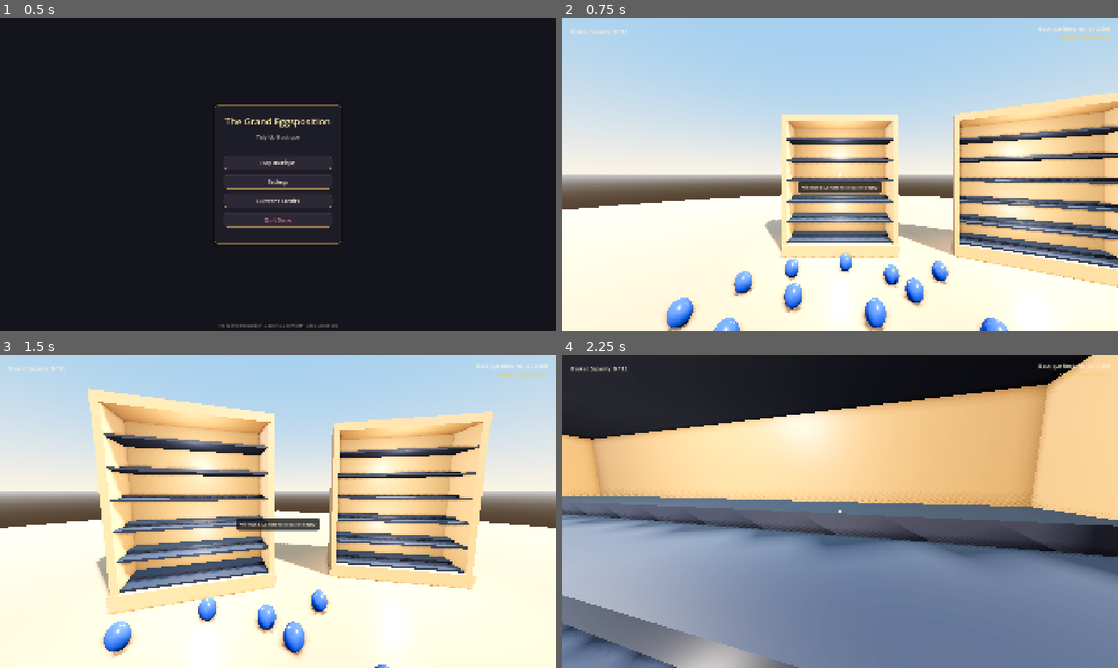
Above: before the commit, frames 1-4 (two rows, left to right).
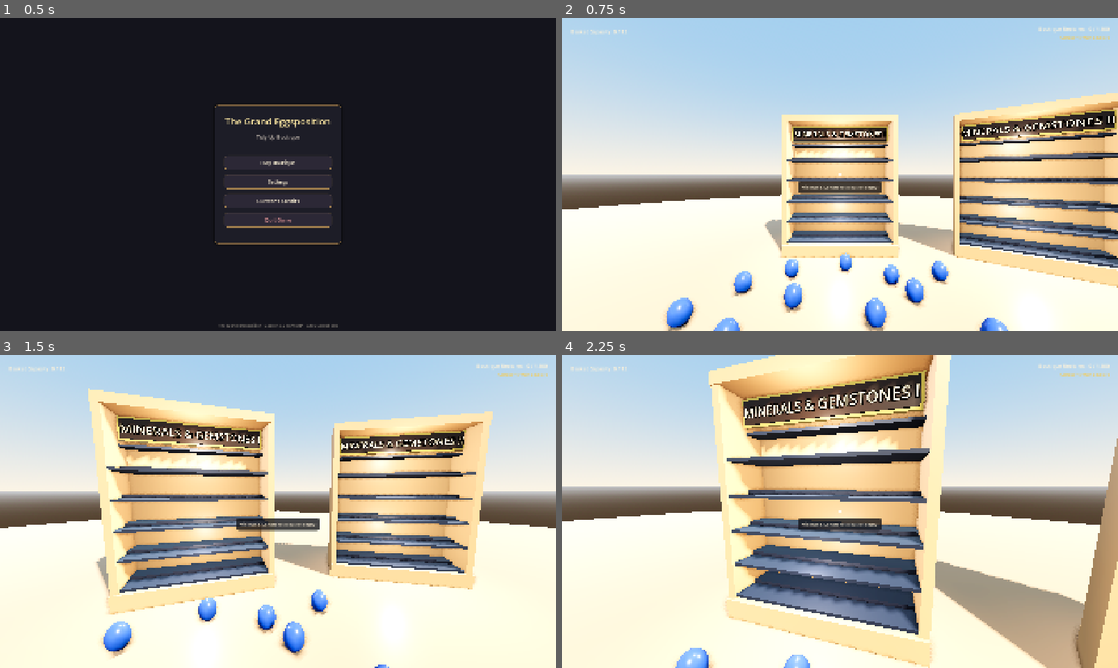
Above: after the commit, the same moments.

Repository: JS-Marinn/the-grand-eggsposition
Game: Godot game, scene res://scenes/ui/main_menu.tscn
Same seed, same stepped clock (60 frames per second), same inputs: the game is played once before the commit and once after it.
Inputs (mouse positions are in pixels of both pictures, inside the frame that each line leads up to):
- Up to frame 1 (0.5 s): no input
- Up to frame 2 (0.75 s): click "Play Boutique" at 0.5 s
- Up to frame 3 (1.5 s): tap Enter at 1.25 s; move the mouse to (305, 511) at 1.27 s; press the mouse at (305, 511) at 1.28 s; hold W (move_forward) from 1.28 s (still down)
- Up to frame 4 (2.25 s): keep holding W (move_forward); move the mouse to (812, 511) at 2.02 s; release the mouse at (812, 511) at 2.03 s; tap Q (resonance_chime) at 2.1 s

Frame 1 is identical in both runs. In frame 2, 3.9% of the frame differs, in the area x 40-100%, y 3-80%; in frame 3, 5.4%; in frame 4, 94%, in the area x 0-100%, y 0-100%.

Commit message:
fix(interaction): restore egg pickup collision and convert showcases to 5 tiers with category plaque

Diff:
--- a/localization/translations.csv
+++ b/localization/translations.csv
@@ -12,7 +12,7 @@
 UI_DOZEN_COMPLETED,"Dozen Completed! (12/12)","¡Docena Completada! (12/12)"
 UI_SHOWCASE_COMPLETED,"Showcase Complete! (+5 Wax Seals)","¡Vitrina Completada! (+5 Sellos de Cera)"
 UI_SEALS_LABEL,"Curator's Wax Seals:","Sellos de Cera del Conservador:"
-UI_TOTAL_PROGRESS,"Boutique Restored: %s / 3,600","Boutique Restaurada: %s / 3.600"
+UI_TOTAL_PROGRESS,"Boutique Restored: %s / 1,800","Boutique Restaurada: %s / 1.800"
 SERIES_MINERALS,"Minerals & Gemstones","Minerales y Gemas"
 SERIES_JOBS,"Jobs & Society","Oficios y Sociedad"
 SERIES_POP_CULTURE,"Pop Culture & Fiction","Cultura Pop y Ficción"
@@ -34,6 +34,7 @@
 EGG_PANDA,"Panda Bear Egg","Huevo de Panda"
 EGG_DRAGON_SCALE,"Dragon Scale Egg","Huevo de Escamas de Dragón"
 EGG_AMETHYST_GEODE,"Amethyst Geode Egg","Huevo de Geoda de Amatista"
+EGG_EMERALD,"Gleaming Emerald Egg","Huevo de Esmeralda Brillante"
 BARNABY_NAME,"Barnaby the Merchant","Barnaby el Mercader"
 BARNABY_GREETING,"Ah, a curator with true taste! Keep an eye out for those tiny white eggs tucked away in corners...","¡Ah, un conservador con verdadero gusto! Mantén los ojos abiertos a los huevitos blancos ocultos en los rincones..."
 MENU_PLAY,"Play Boutique","Entrar a la Boutique"
--- a/scenes/atrium/showcase_unit.tscn
+++ b/scenes/atrium/showcase_unit.tscn
@@ -49,9 +49,9 @@
 mesh = SubResource("BoxMesh_crown")
 
 [node name="DisplayLight_Upper" type="OmniLight3D" parent="."]
-transform = Transform3D(1, 0, 0, 0, 1, 0, 0, 0, 1, 0, 2.2, 0.35)
+transform = Transform3D(1, 0, 0, 0, 1, 0, 0, 0, 1, 0, 2.4, 0.4)
 light_color = Color(1, 0.95, 0.88, 1)
-light_energy = 1.3
+light_energy = 1.4
 omni_range = 3.5
 omni_attenuation = 1.1
 
--- a/scenes/player/player.tscn
+++ b/scenes/player/player.tscn
@@ -22,5 +22,6 @@
 
 [node name="RayCast3D" type="RayCast3D" parent="Camera3D"]
 target_position = Vector3(0, 0, -4.5)
+collision_mask = 7
 collide_with_areas = true
 collide_with_bodies = true
--- a/scenes/props/egg_actor.tscn
+++ b/scenes/props/egg_actor.tscn
@@ -16,8 +16,8 @@
 height = 0.3
 
 [node name="EggActor" type="RigidBody3D"]
-collision_layer = 4
-collision_mask = 5
+collision_layer = 1
+collision_mask = 3
 mass = 4.5
 continuous_cd = true
 script = ExtResource("1_egg_script")
--- a/scripts/autoload/game_manager.gd
+++ b/scripts/autoload/game_manager.gd
@@ -7,10 +7,10 @@
 signal egg_placed(egg_data: EggData, showcase_id: int, dozen_idx: int)
 signal progress_updated(placed_count: int, total_count: int)
 
-const TOTAL_EGGS: int = 3600
+const TOTAL_EGGS: int = 1800
 const TOTAL_TYPES: int = 300
 const EGGS_PER_DOZEN: int = 12
-const DOZENS_PER_SHOWCASE: int = 6
+const DOZENS_PER_SHOWCASE: int = 5
 
 ## Database of the 300 unique EggData definitions
 var egg_database: Dictionary = {} # egg_id -> EggData
@@ -38,6 +38,7 @@
 	_register_egg(2, "EGG_PURE_GOLD", EggData.EggSeries.MINERALS_GEMS, 1, 2, Color(0.95, 0.78, 0.2), 0.15, 0.95)
 	_register_egg(3, "EGG_PURE_SILVER", EggData.EggSeries.MINERALS_GEMS, 1, 3, Color(0.85, 0.88, 0.92), 0.1, 0.9)
 	_register_egg(4, "EGG_AMETHYST_GEODE", EggData.EggSeries.MINERALS_GEMS, 1, 4, Color(0.55, 0.18, 0.72), 0.3, 0.2)
+	_register_egg(11, "EGG_EMERALD", EggData.EggSeries.MINERALS_GEMS, 1, 5, Color(0.1, 0.72, 0.35), 0.2, 0.3)
 	_register_egg(5, "EGG_PASTRY_CHEF", EggData.EggSeries.JOBS_SOCIETY, 2, 1, Color(0.96, 0.92, 0.86), 0.4, 0.0)
 	_register_egg(6, "EGG_FIREFIGHTER", EggData.EggSeries.JOBS_SOCIETY, 2, 2, Color(0.85, 0.15, 0.12), 0.3, 0.0)
 	_register_egg(7, "EGG_SUPERHERO", EggData.EggSeries.POP_CULTURE, 3, 1, Color(0.1, 0.3, 0.8), 0.3, 0.0)
--- a/scripts/environment/showcase_unit.gd
+++ b/scripts/environment/showcase_unit.gd
@@ -11,13 +11,14 @@
 @export var showcase_id: int = 1
 @export var showcase_title: String = "SHOWCASE_MINERALS_1"
 
-const DOZENS_COUNT: int = 6
+const DOZENS_COUNT: int = 5
 const EGGS_PER_DOZEN: int = 12
-const TOTAL_CAPACITY: int = 72
+const TOTAL_CAPACITY: int = 60
 
 var multimesh_instance: MultiMeshInstance3D
 var interaction_area: Area3D
 var shelves_container: Node3D
+var category_label: Label3D
 
 func _ready() -> void:
 	_setup_shelves()
@@ -51,6 +52,7 @@
 		riser_mat.roughness = 0.50
 		riser_mesh.material = riser_mat
 
+		# 5 tiers of display shelves (d = 0..4)
 		for d in range(DOZENS_COUNT):
 			var tier_base_y: float = 0.28 + float(d) * 0.43
 
@@ -65,6 +67,60 @@
 			mi_riser.mesh = riser_mesh
 			mi_riser.position = Vector3(0, tier_base_y + 0.0425, -0.15)
 			shelves_container.add_child(mi_riser)
+
+		# Decorative dividing ledge above 5th tier at Y = 2.38m (shallow depth so it never occludes the plaque from below)
+		var ledge_mesh: BoxMesh = BoxMesh.new()
+		ledge_mesh.size = Vector3(2.20, 0.035, 0.26)
+		ledge_mesh.material = velvet_mat
+
+		var mi_top_ledge: MeshInstance3D = MeshInstance3D.new()
+		mi_top_ledge.mesh = ledge_mesh
+		mi_top_ledge.position = Vector3(0, 2.38, -0.18)
+		shelves_container.add_child(mi_top_ledge)
+
+		# Former 6th tier space (Y = 2.43m to 2.81m) transformed into Showcase Category Plaque:
+		# 1. Brass / Gold framing border
+		var frame_mesh: BoxMesh = BoxMesh.new()
+		frame_mesh.size = Vector3(2.12, 0.34, 0.04)
+		var frame_mat: StandardMaterial3D = StandardMaterial3D.new()
+		frame_mat.albedo_color = Color(0.85, 0.70, 0.28, 1.0) # Antique brass/gold
+		frame_mat.metallic = 0.85
+		frame_mat.roughness = 0.25
+		frame_mesh.material = frame_mat
+
+		var mi_frame: MeshInstance3D = MeshInstance3D.new()
+		mi_frame.mesh = frame_mesh
+		mi_frame.position = Vector3(0, 2.60, 0.02)
+		shelves_container.add_child(mi_frame)
+
+		# 2. Rich dark royal oak plaque backplate
+		var plaque_mesh: BoxMesh = BoxMesh.new()
+		plaque_mesh.size = Vector3(2.06, 0.28, 0.05)
+		var plaque_mat: StandardMaterial3D = StandardMaterial3D.new()
+		plaque_mat.albedo_color = Color(0.14, 0.09, 0.06, 1.0) # Midnight walnut/oak
+		plaque_mat.roughness = 0.35
+		plaque_mesh.material = plaque_mat
+
+		var mi_plaque: MeshInstance3D = MeshInstance3D.new()
+		mi_plaque.mesh = plaque_mesh
+		mi_plaque.position = Vector3(0, 2.60, 0.03)
+		shelves_container.add_child(mi_plaque)
+
+		# 3. Gilded 3D Category Title Label
+		category_label = Label3D.new()
+		category_label.name = "CategoryLabel"
+		category_label.text = tr(showcase_title).to_upper()
+		category_label.font_size = 32
+		category_label.outline_size = 8
+		category_label.outline_modulate = Color(0.06, 0.04, 0.02, 1.0)
+		category_label.modulate = Color(0.98, 0.93, 0.78, 1.0) # Warm radiant ivory-gold
+		category_label.horizontal_alignment = HORIZONTAL_ALIGNMENT_CENTER
+		category_label.vertical_alignment = VERTICAL_ALIGNMENT_CENTER
+		category_label.billboard = BaseMaterial3D.BILLBOARD_DISABLED
+		category_label.position = Vector3(0, 2.60, 0.06)
+		shelves_container.add_child(category_label)
+	else:
+		category_label = shelves_container.get_node_or_null("CategoryLabel") as Label3D
 
 func _setup_multimesh() -> void:
 	multimesh_instance = get_node_or_null("MultiMeshInstance3D")
@@ -126,6 +182,9 @@
 		_refresh_visuals()
 
 func _refresh_visuals() -> void:
+	if category_label:
+		category_label.text = tr(showcase_title).to_upper()
+
 	if not multimesh_instance or not multimesh_instance.multimesh:
 		return
 	var placed_idx: int = 0
--- a/scripts/player/player_controller.gd
+++ b/scripts/player/player_controller.gd
@@ -36,10 +36,11 @@
 	raycast = camera.get_node_or_null("RayCast3D")
 	if not raycast:
 		raycast = RayCast3D.new()
-		raycast.target_position = Vector3(0, 0, -reach_distance)
-		raycast.collide_with_areas = true
-		raycast.collide_with_bodies = true
 		camera.add_child(raycast)
+	raycast.target_position = Vector3(0, 0, -reach_distance)
+	raycast.collision_mask = 7
+	raycast.collide_with_areas = true
+	raycast.collide_with_bodies = true
 
 func _input(event: InputEvent) -> void:
 	# Click window to capture cursor
--- a/scripts/ui/hud.gd
+++ b/scripts/ui/hud.gd
@@ -39,6 +39,11 @@
 	if basket_label:
 		basket_label.text = tr("UI_BASKET_CAPACITY") % [GameManager.player_basket.size(), GameManager.max_basket_capacity]
 	if progress_label:
-		progress_label.text = tr("UI_TOTAL_PROGRESS") % [GameManager.total_placed_eggs]
+		var raw_text: String = tr("UI_TOTAL_PROGRESS")
+		if "%s /" in raw_text:
+			raw_text = raw_text.replace("3,600", "1,800").replace("3.600", "1.800")
+			progress_label.text = raw_text % [GameManager.total_placed_eggs]
+		else:
+			progress_label.text = "%d / %d" % [GameManager.total_placed_eggs, GameManager.TOTAL_EGGS]
 	if seals_label:
 		seals_label.text = "%s %d" % [tr("UI_SEALS_LABEL"), ProgressManager.wax_seals]
